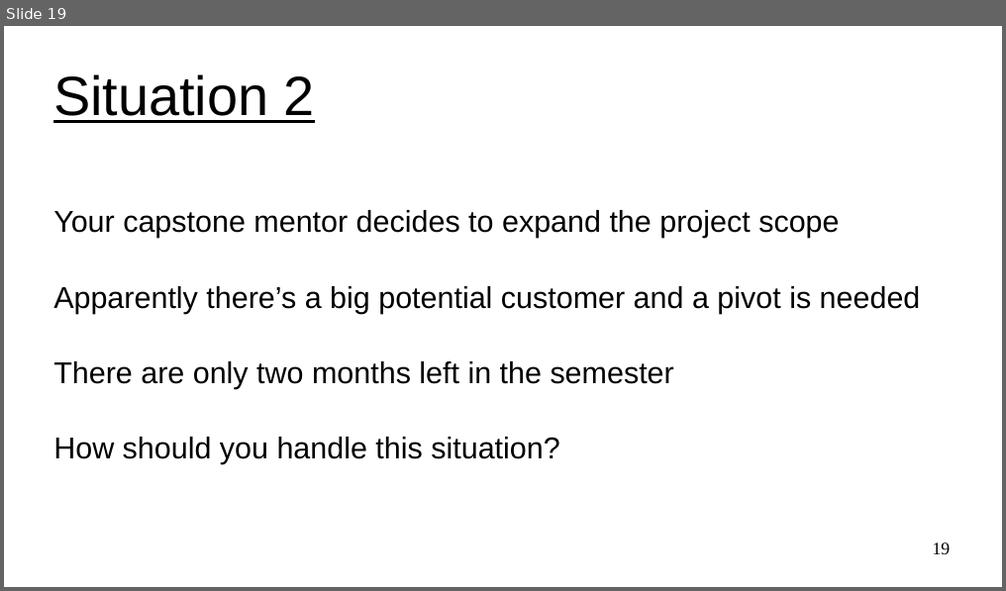
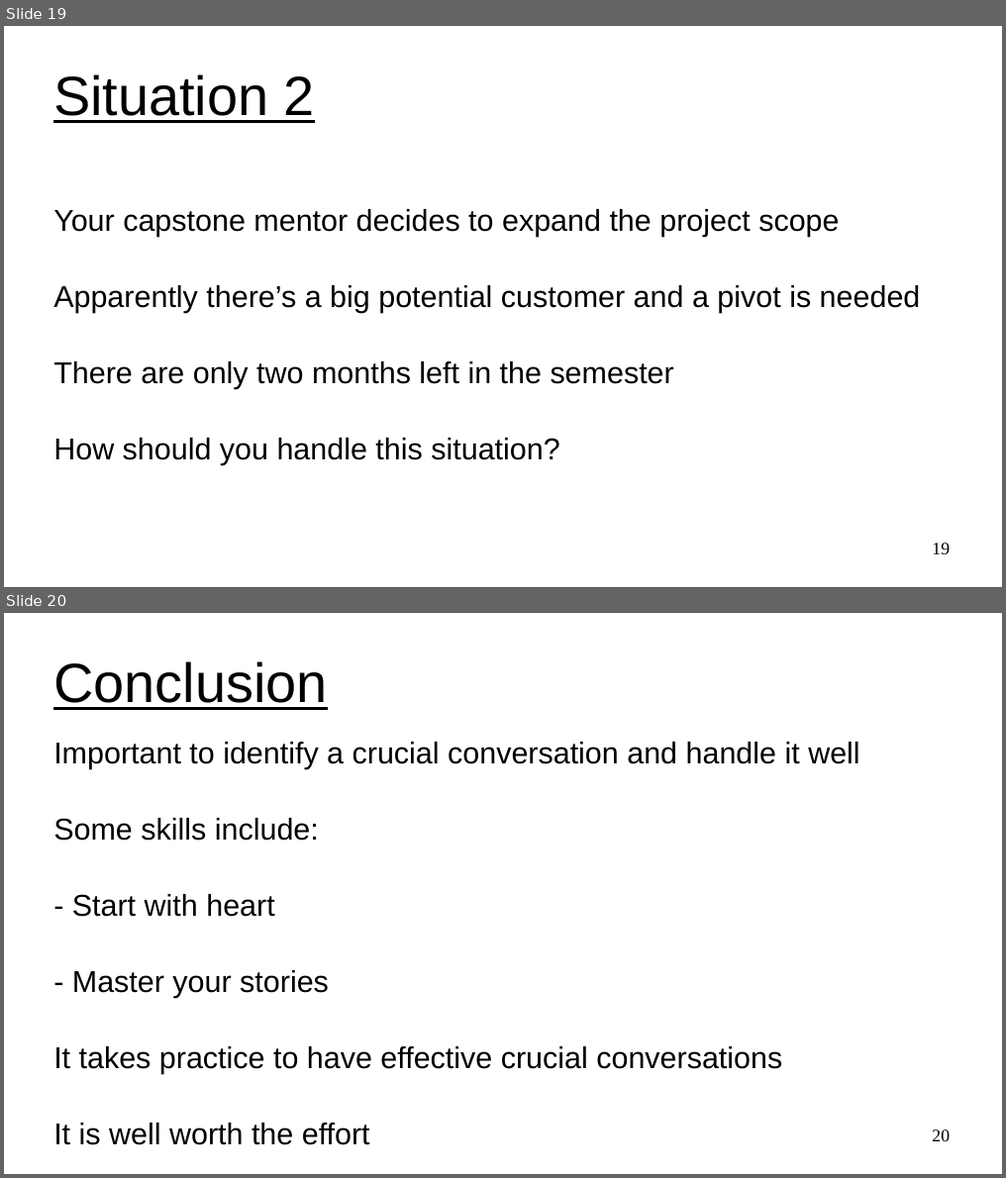
Before and after one commit to UVADS/ds6011, a slide deck: 04_crucial_conversations.ppt. Shown one above the other, each under a label of ours: slide 19 before the commit, slides 19 and 20 after it. The pictures are 1006x591 and 1006x1178 pixels, drawn with LibreOffice and Linux fonts; fonts in the diff are those of the drawing. Boxes give left, top, right and bottom in pixels: in the first picture for what was removed or moved away, otherwise in the second. Text is boxed around its words. In the diff, an @@ line names an element or a change of style, - is before the commit and + after.

Commit message:
updated crucial

```diff
--- a/04_crucial_conversations.ppt
+++ b/04_crucial_conversations.ppt
@@ slide 20 added at box(4, 613, 1002, 1174), background #FFFFFF @@
@@ title added at box(54, 662, 327, 710), 44 pt, text #000000, underline @@
+Conclusion
@@ subtitle added at box(54, 742, 859, 1146), 24 pt, text #000000 @@
+Important to identify a crucial conversation and handle it well
+Some skills include:
+- Start with heart
+- Master your stories
+It takes practice to have effective crucial conversations
+It is well worth the effort
@@ page number added at box(932, 1130, 949, 1142), 14 pt, text #000000 @@
+20
```
Also in this commit, not shown: 2 slides changed, 2 other files.
